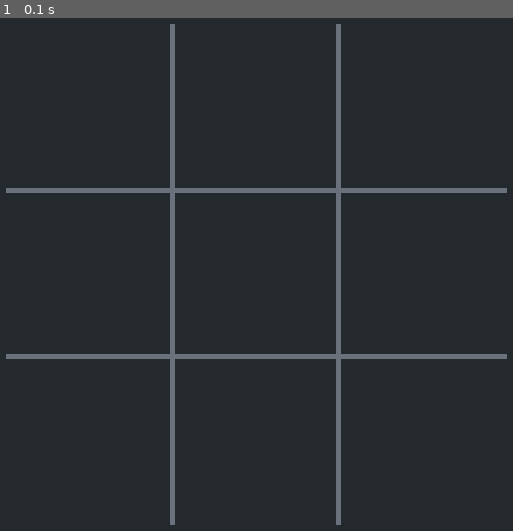
Above: before the commit, frame 1.
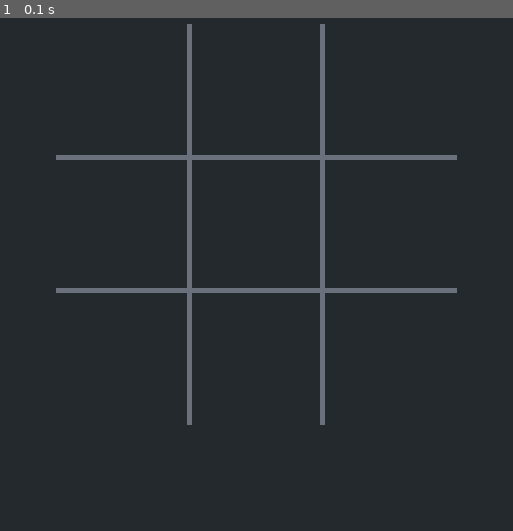
Above: after the commit, the same moment.

Repository: cwrlcarl/pygame-mini-games
Game: pygame game, started from tic-tac-toe/src/main.py
The game is run twice, just before and just after one commit, with the same random seed, the same clock (stepped at 60 frames per second) and the same inputs.
Inputs:
- Up to frame 1 (0.1 s): no input

The runs differ from the first frame. In frame 1, 6.6% of the frame differs, in the area x 1-99%, y 1-99%.

Commit message:
Convert pixel pos to grid cell

Diff:
--- a/tic-tac-toe/src/main.py
+++ b/tic-tac-toe/src/main.py
@@ -3,11 +3,11 @@
 SCREEN_WIDTH, SCREEN_HEIGHT = 600, 700
 FPS = 60
 
-PANEL_WIDTH = 500
-MARGIN = 50
+PANEL_SIZE = 400
+MARGIN = 100
 GRID_TOP = 150
 ROWS, COLS = 3, 3
-CELL_SIZE = PANEL_WIDTH // COLS
+CELL_SIZE = PANEL_SIZE // COLS
 LINE_WIDTH = 5
 TEXT_COLOR = (214, 216, 218)
 LINE_COLOR = (106, 113, 124)
@@ -16,14 +16,17 @@
 
 class TicTacToe:
     def __init__(self):
-        pass
+        self.x_o = 'x'
+        self.winner = None
+        self.draw = None
+        self.board = [[None]*3, [None]*3, [None]*3]
 
     @staticmethod
     def draw_layout(screen):
         for i in range(1, ROWS):
-            pygame.draw.line(screen, LINE_COLOR, (MARGIN, GRID_TOP + i * CELL_SIZE), (PANEL_WIDTH + MARGIN, GRID_TOP + i * CELL_SIZE), LINE_WIDTH)
+            pygame.draw.line(screen, LINE_COLOR, (MARGIN, GRID_TOP + i * CELL_SIZE), (PANEL_SIZE + MARGIN, GRID_TOP + i * CELL_SIZE), LINE_WIDTH)
         for i in range(1, COLS):
-            pygame.draw.line(screen, LINE_COLOR, (MARGIN + i * CELL_SIZE, GRID_TOP), (MARGIN + i * CELL_SIZE, SCREEN_HEIGHT - MARGIN), LINE_WIDTH)
+            pygame.draw.line(screen, LINE_COLOR, (MARGIN + i * CELL_SIZE, GRID_TOP), (MARGIN + i * CELL_SIZE, GRID_TOP + PANEL_SIZE), LINE_WIDTH)
 
 
 class Game:
@@ -33,11 +36,11 @@
         self.screen = pygame.display.set_mode((SCREEN_WIDTH, SCREEN_HEIGHT))
         self.clock = pygame.time.Clock()
         self.running = True
-        self.play = TicTacToe()
+        self.tictactoe = TicTacToe()
 
     def draw(self):
         self.screen.fill(BG_COLOR)
-        self.play.draw_layout(self.screen)
+        self.tictactoe.draw_layout(self.screen)
         pygame.display.update()
 
     def update(self):
@@ -47,6 +50,12 @@
         for event in pygame.event.get():
             if event.type == pygame.QUIT:
                 self.running = False
+
+            if event.type == pygame.MOUSEBUTTONDOWN:
+                if event.button == 1:
+                    x, y = event.pos
+                    row, col = (y - GRID_TOP) // CELL_SIZE, (x - MARGIN) // CELL_SIZE
+                    print(f'Row{row} Col{col}')
 
     def run(self):
         while self.running:
